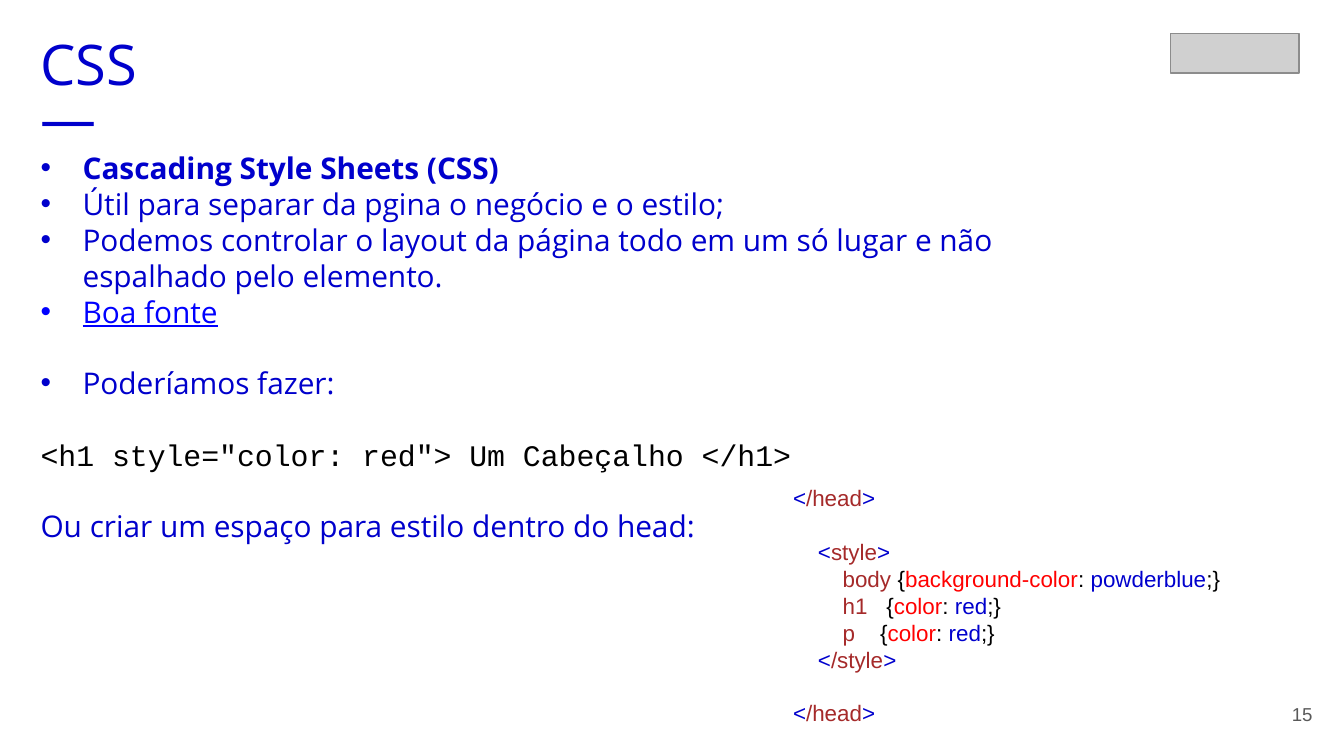
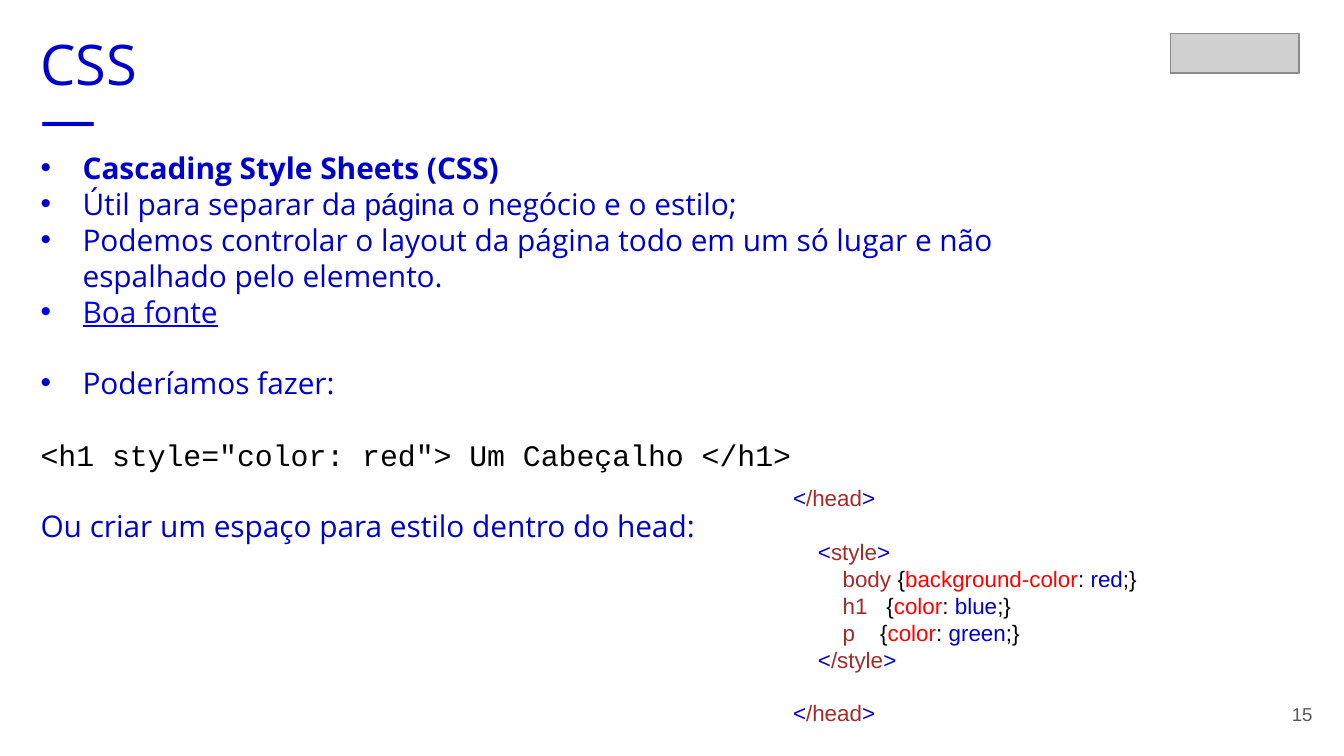
Before and after one commit to ferfox1981/embarque-digital-serpro, a slide deck: slide 15 of aula2/embarque-digital-serpro-aula2.pptx. Drawn at 1344x756 pixels with LibreOffice and Linux fonts; fonts in the diff are those of the drawing; grey boxes stand for pictures. Boxes give left, top, right and bottom in pixels: in the first picture for what was removed or moved away, otherwise in the second. Text is boxed around its words. In the diff, an @@ line names an element or a change of style, - is before the commit and + after.

```diff
--- a/aula2/embarque-digital-serpro-aula2.pptx
+++ b/aula2/embarque-digital-serpro-aula2.pptx
@@ text at (83, 188, 736, 223): text changed @@
-• Útil para separar da pgina o negócio e o estilo;
+• Útil para separar da página o negócio e o estilo;
@@ text at (843, 570, 1137, 646): text changed @@
-body {background-color: powderblue;}
-h1 {color: red;}
-p {color: red;}
+body {background-color: red;}
+h1 {color: blue;}
+p {color: green;}
```
Also in this commit, not shown: 7 other slides changed, 4 slides added, 3 other files.
